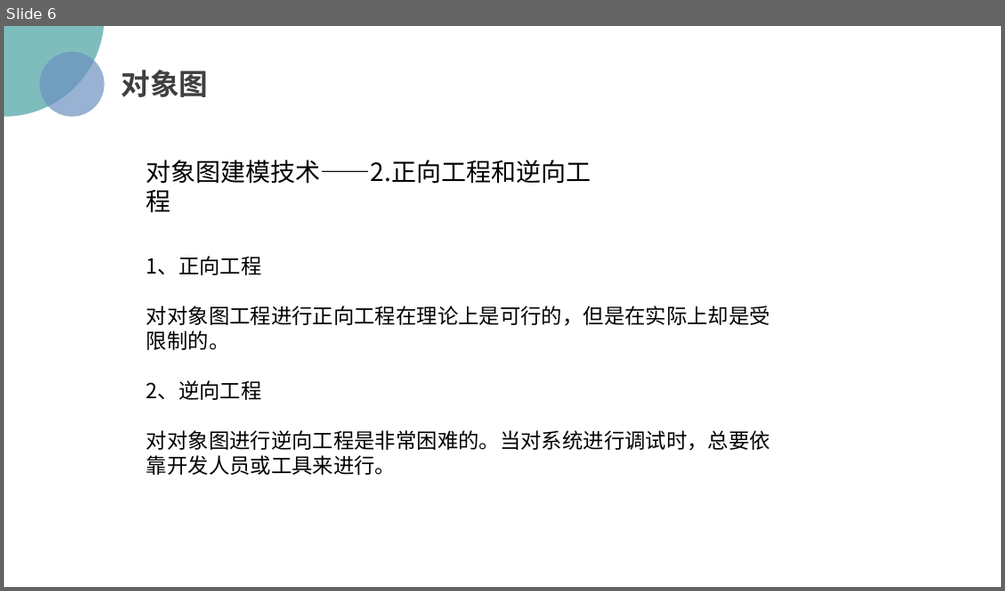
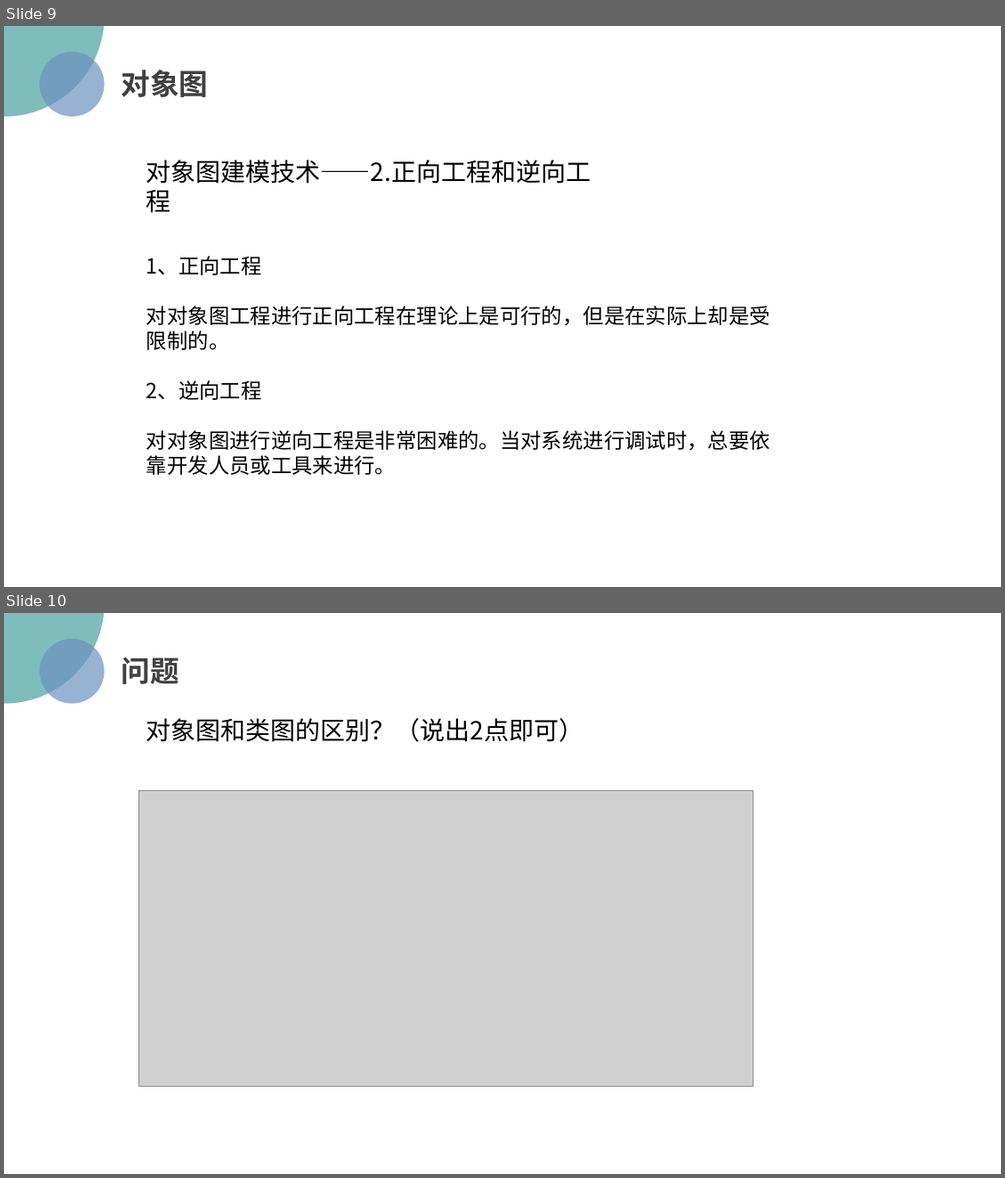
Before and after one commit to PRD2018/PRD2018-G15, a slide deck: 2018-12-9/uml-对象图.pptx. Shown one above the other, each under a label of ours: slide 6 before the commit, slides 9 and 10 after it. The pictures are 1005x591 and 1005x1178 pixels, drawn with LibreOffice and Linux fonts; fonts in the diff are those of the drawing; grey boxes stand for pictures; background and template pictures are left out. Boxes give left, top, right and bottom in pixels: in the first picture for what was removed or moved away, otherwise in the second. Text is boxed around its words. In the diff, an @@ line names an element or a change of style, - is before the commit and + after.

```diff
--- a/2018-12-9/uml-对象图.pptx
+++ b/2018-12-9/uml-对象图.pptx
@@ slide 10 added at (x1=4, y1=613, x2=1001, y2=1174), background picture (left out) @@
@@ ellipse added at (x1=4, y1=613, x2=105, y2=704), fill #48A2A0 at 70% opacity @@
@@ ellipse added at (x1=39, y1=639, x2=105, y2=704), fill #6C92C0 at 70% opacity @@
@@ text added at (x1=121, y1=657, x2=179, y2=684), 28 pt, text #404040, bold @@
+问题
@@ text added at (x1=146, y1=718, x2=584, y2=742), 24 pt, text #000000 @@
+对象图和类图的区别？（说出2点即可）
@@ picture added at (x1=139, y1=791, x2=753, y2=1086) @@
@@ what was slide 6 is now slide 9 @@
```
Also in this commit, not shown: 2 slides changed, 28 other slides added, 1 other file.
